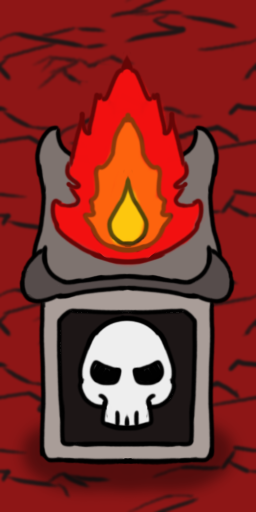
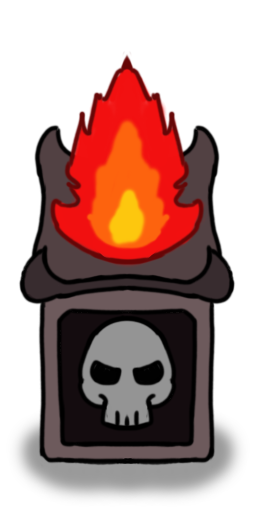
The second 256 × 512 image is a revision of the first. Changes to its layers:
hid "Paint Layer 4" (1st of 2, in "Group 13") over [64, 48, 192, 368]
painted on "Paint Layer 4" (2nd of 2, in "Group 11") over [0, 0, 255, 382]
painted on "Paint Layer 3" over [0, 62, 256, 512]
painted on "Colorize Mask 1" over [0, 0, 256, 512]
painted on "Paint Layer 15" over [0, 384, 256, 512]
